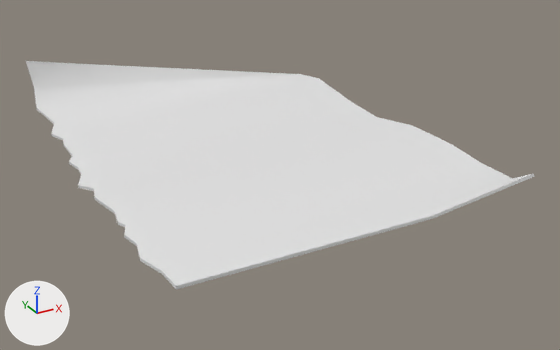
What one commit did to the FBX model AssholeSeagull/Assets/Assets/Props/SandwichPaper.FBX.
Both versions are drawn from a 50 mm camera at (-0.558, -1.131, 0.495) aimed at (0.031, -0.06, -0.04). Arrows for +X, +Y and +Z are at lower left; the lights stay in place.

The scene before the commit, as lines of its bpy script (objects in view):
```python
me_mesh = bpy.data.meshes.new('Mesh')
me_mesh.from_pydata(...)  # 68 vertices, 68 faces; spans x -0.304..0.304, y -0.368..0.368, z -0.007..0.1
ob_sandwichpaper = bpy.data.objects.new('SandwichPaper', me_mesh)
ob_sandwichpaper.location = (0.0, 0.0, 0.0)
```
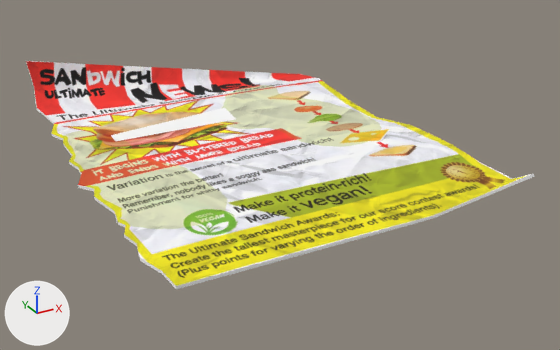
The newer file is also rescaled (x100.0) as a whole; pictures and numbers use the older file's frame.

Pixel boxes [x1, y1, x2, y2] of what changed, in the pictures (560 x 350 px):
'SandwichPaper', recoloured: [26, 61, 535, 289] in both

Diff of the bpy script that builds the scene:
```diff
--- a/AssholeSeagull/Assets/Assets/Props/SandwichPaper.FBX.py
+++ b/AssholeSeagull/Assets/Assets/Props/SandwichPaper.FBX.py
@@ img_sandwichpaper_diffuse_png @@
+img_sandwichpaper_diffuse_png = load_image('SandwichPaper_Diffuse.png', '../../Textures/SandwichPaper_Diffuse.png', 4096, 4096, 'sRGB')
@@ mat_09___default @@
+mat_09___default = principled_material('09 - Default')
+mat_09___default.texture = img_sandwichpaper_diffuse_png
+mat_09___default.roughness = 0.859
@@ me_mesh @@
 me_mesh.from_pydata(...)  # 68 vertices, 68 faces; spans x -0.304..0.304, y -0.368..0.368, z -0.007..0.1
+me_mesh.materials.append(mat_09___default)  # picture img_sandwichpaper_diffuse_png
```
